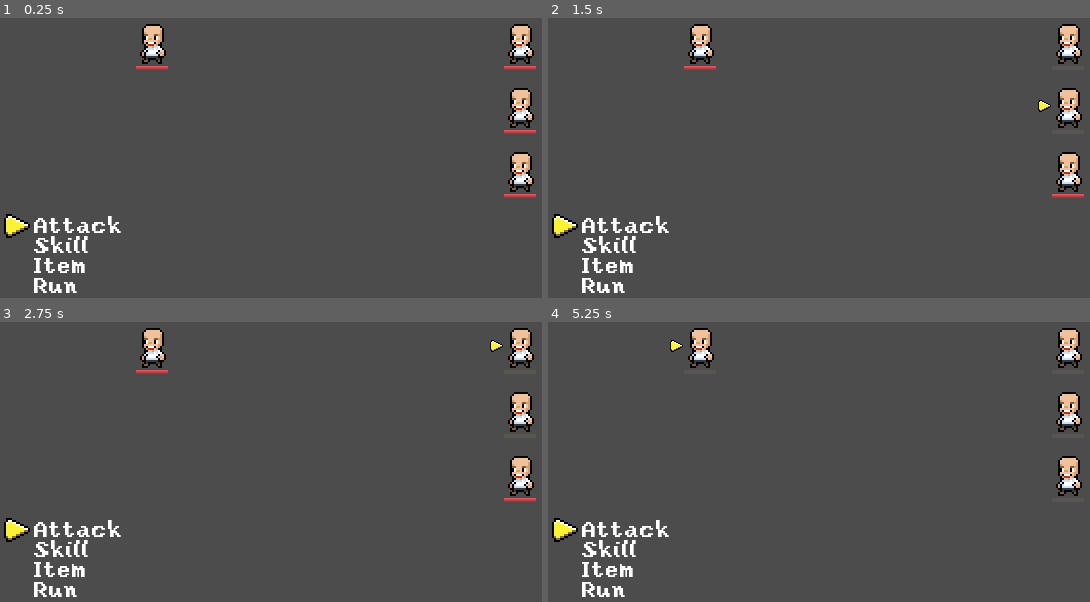
Above: before the commit, frames 1-4 (two rows, left to right).
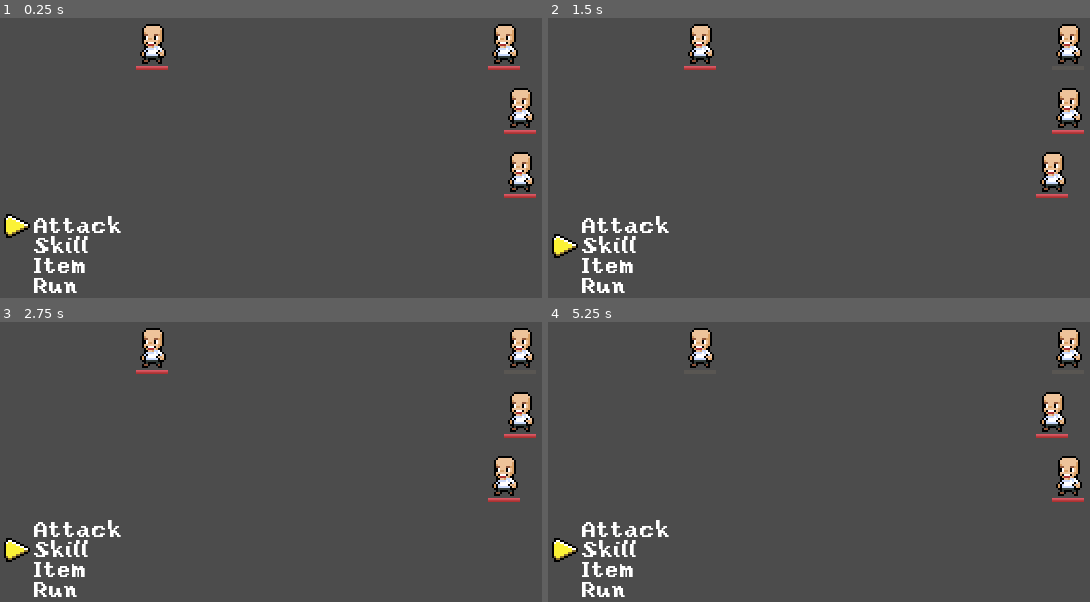
Above: after the commit, the same moments.

Repository: jhveem/JRPG-Godot
Game: Godot game, scene res://battle/Battle.tscn
The game is run twice, just before and just after one commit, with the same random seed, the same clock (stepped at 60 frames per second) and the same inputs.
Inputs:
- Up to frame 1 (0.25 s): no input
- Up to frame 2 (1.5 s): tap Enter (ui_accept) at 0.5, 0.6, 0.77, 1.07, 1.35 s; hold Right (ui_right) 0.53-1.28 s; hold Down (ui_down) from 1.28 s (still down)
- Up to frame 3 (2.75 s): tap Enter (ui_accept) at 1.52, 1.82, 2, 2.1 s; release Down (ui_down) at 2.03 s; hold Right (ui_right) from 2.03 s (still down)
- Up to frame 4 (5.25 s): tap Enter (ui_accept) at 2.75, 2.85, 3.02, 3.32, 3.5, 3.6, 3.77, 4.07, 4.35, 4.52, 4.82, 5.1 s; release Right (ui_right) at 2.78 s; hold Up (ui_up) 2.78-3.53 s; hold Left (ui_left) 3.53-5.03 s; tap Escape (ui_cancel) at 4.15 s; hold Down (ui_down) from 5.03 s (still down)

The runs differ from the first frame. In frame 1, 1.0% of the frame differs, in the area x 90-99%, y 2-19%; in frame 2, 1.6%, in the area x 0-99%, y 29-86%; in frame 3, 1.6%; in frame 4, 1.6%.

Commit message:
update

Diff:
--- /dev/null
+++ b/KeyMaster.gd
@@ -0,0 +1,44 @@
+extends Node
+var keys = {}
+
+# Declare member variables here. Examples:
+# var a = 2
+# var b = "text"
+
+
+# Called when the node enters the scene tree for the first time.
+func _ready():
+	pass # Replace with function body.
+
+func add_key(key_name):
+	keys[key_name] = {
+		'pressed': false,
+		'released': true,
+		'steps_pressed': 0
+	}
+# Called every frame. 'delta' is the elapsed time since the previous frame.
+func process_key(key_name):
+	if !(key_name in keys):
+		add_key(key_name)
+
+	if Input.is_action_pressed(key_name) && keys[key_name].released:
+		keys[key_name].pressed = true
+		keys[key_name].released = false
+	if Input.is_action_just_released(key_name):
+		keys[key_name].pressed = false
+		keys[key_name].released = true
+
+func key_pressed(key_name):
+	if key_name in keys:
+		if keys[key_name].pressed:
+			keys[key_name].pressed = false
+			return true
+	return false
+
+func _process(delta):
+	process_key("ui_accept")
+	process_key("ui_cancel")
+	process_key("ui_up")
+	process_key("ui_down")
+	process_key("ui_left")
+	process_key("ui_right")
--- a/battle/Battle.gd
+++ b/battle/Battle.gd
@@ -13,12 +13,11 @@
 func _ready():
 	randomize()
 	load_character('knight', 'players/Knight', 68, 48, 'enemy')
-	load_character('knight', 'players/Knight', 252, 48, 'player')
+	load_character('knight 2', 'players/Knight', 252, 48, 'player')
 	load_character('wizard 1', 'players/Wizard', 252, 80, 'player')
 	load_character('wizard 2', 'players/Wizard', 252, 112, 'player')
 
 	active_menu = $MenuOverlord/ActionMenu
-	print(active_menu)
 
 	turn_tick()
 
@@ -35,22 +34,41 @@
 		ready_characters.pop_front()
 		turn_tick()
 
+func end_turn():
+	pass
+
 func turn_tick():
+	#check for victory / loss
+
+	for i in range(0, len(ready_characters)):
+		var _i = len(ready_characters) - (i + 1)
+		var character = ready_characters[_i]
+		if character.character.stats.health <= 0:
+			ready_characters.remove(_i)
+
 	while ready_characters.size() == 0:
 		for party in characters:
 			var party_characters = characters[party]
 			for character in party_characters:
-				if character.turn_tick():
-					ready_characters.append(character)
+				if character.character.stats.health > 0:
+					if character.turn_tick():
+						ready_characters.append(character)
 
 	active_character = ready_characters[0]
-	print(active_character.character_name)
+	ready_characters.pop_front()
+
+	active_character.battle_overlord = self
+	for type in characters:
+		for character in characters[type]:
+			character.toggle_active()
+
+	active_menu = $MenuOverlord/ActionMenu
+	print(active_character.character.name)
 
 func load_character(name, path, x, y, party):
 	var character_scene = load("res://battle/BattleCharacter.tscn")
 	var character_inst = character_scene.instance()
 	characters[party].append(character_inst)
-	character_inst.position.x = x
-	character_inst.position.y = y
-	character_inst.init(name, path, party)
+	character_inst.battle_overlord = self
+	character_inst.init(name, path, party, x, y)
 	add_child(character_inst)
--- a/battle/Battle.tscn
+++ b/battle/Battle.tscn
@@ -1,10 +1,11 @@
-[gd_scene load_steps=6 format=2]
+[gd_scene load_steps=7 format=2]
 
 [ext_resource path="res://menus/Menu.tscn" type="PackedScene" id=1]
 [ext_resource path="res://battle/Battle.gd" type="Script" id=2]
 [ext_resource path="res://battle/menus/actions/DamageSkill.gd" type="Script" id=3]
 [ext_resource path="res://battle/menus/TargetMenu.gd" type="Script" id=4]
 [ext_resource path="res://MenuOverlord.tscn" type="PackedScene" id=5]
+[ext_resource path="res://KeyMaster.gd" type="Script" id=6]
 
 [node name="Battle" type="Node"]
 script = ExtResource( 2 )
@@ -28,3 +29,6 @@
 __meta__ = {
 "_edit_use_anchors_": false
 }
+
+[node name="KeyMaster" type="Node" parent="."]
+script = ExtResource( 6 )
--- a/battle/BattleCharacter.gd
+++ b/battle/BattleCharacter.gd
@@ -1,11 +1,16 @@
 extends Area2D
-var character_name
-var character_stats
-var character_stats_current
-var character_party = ''
+var character = {
+	'name': '',
+	'stats_base': {},
+	'stats': {},
+	'party': ''
+}
+var start_x = 0
+var start_y = 0
 var current_turn_tick = 0
 var turn_tick_max = 100
 var selected = false
+var battle_overlord
 
 # Declare member variables here. Examples:
 # var a = 2
@@ -16,15 +21,20 @@
 func _ready():
 	pass # Replace with function body.
 
-func init(_name, _path, _party):
-	character_name = _name
-	var character = load("res://battle/characters/" + _path + ".gd").new();
-	character_stats = str2var(var2str(character.stats))
-	character_stats_current = str2var(var2str(character.stats))
-	character_party = _party
+func init(_name, _path, _party, _x, _y):
+	character.name = _name
+	var character_info = load("res://battle/characters/" + _path + ".gd").new();
+	character_info._init()
+	character.stats_base = str2var(var2str(character_info.stats))
+	character.stats = str2var(var2str(character_info.stats))
+	character.party = _party
+	start_x = _x
+	start_y = _y
+	position.x = _x
+	position.y = _y
 
 func turn_tick():
-	var speed = character_stats['speed']
+	var speed = character.stats['speed']
 	var rand = rand_range(0, speed) * .25
 	var tick_rate = speed + rand #modify this later to include all the factors
 	current_turn_tick += tick_rate
@@ -32,6 +42,17 @@
 		current_turn_tick -= turn_tick_max
 		return true
 	return false
+
+func toggle_active():
+	if battle_overlord.active_character == self:
+		var w = (ProjectSettings.get_setting("display/window/size/width"))
+		if start_x > w / 2:
+			position.x = start_x - 8
+		else:
+			position.x = start_x + 8
+	else:
+		position.x = start_x
+
 
 func toggle_selected(_selected=!selected):
 	selected = _selected
@@ -41,16 +62,16 @@
 		$Selector.hide()
 
 func modify_stat(stat, value):
-	character_stats_current[stat] += value
-	if (character_stats_current[stat]) < 0:
-		character_stats_current[stat] = 0
-	print(character_stats_current)
+	character.stats[stat] += value
+	if (character.stats[stat]) < 0:
+		character.stats[stat] = 0
 	if stat == 'health':
-		print(character_stats[stat])
-		print(character_stats_current[stat])
-		var perc = float(character_stats_current[stat]) / float(character_stats[stat]) * 100
-		print(perc)
+		var perc = float(character.stats[stat]) / float(character.stats_base[stat]) * 100
 		$HealthBar.set_value(perc)
+
+func end_turn():
+	battle_overlord.turn_tick()
+
 # Called every frame. 'delta' is the elapsed time since the previous frame.
 #func _process(delta):
 #	pass
--- a/battle/characters/BaseCharacter.gd
+++ b/battle/characters/BaseCharacter.gd
@@ -2,7 +2,7 @@
 
 var stats = {
 	'health': 50,
-	'mana': 20,
+	'mana': 10,
 	'strength': 2,
 	'magic': 10,
 	'defense': 5,
@@ -16,7 +16,7 @@
 
 # Called when the node enters the scene tree for the first time.
 func _ready():
-	pass # Replace with function body.
+	print("READY")
 
 
 # Called every frame. 'delta' is the elapsed time since the previous frame.
--- a/battle/characters/players/Knight.gd
+++ b/battle/characters/players/Knight.gd
@@ -1,6 +1,6 @@
 extends "res://battle/characters/BaseCharacter.gd"
 
-func _ready():
+func _init():
     stats = {
         'health': 80,
         'mana': 10,
@@ -9,4 +9,3 @@
         'defense': 5,
         'speed': 4
     }
-    ._ready()
--- a/battle/characters/players/Wizard.gd
+++ b/battle/characters/players/Wizard.gd
@@ -1,6 +1,6 @@
 extends "res://battle/characters/BaseCharacter.gd"
 
-func _ready():
+func _init():
     stats = {
         'health': 50,
         'mana': 20,
@@ -9,4 +9,3 @@
         'defense': 5,
         'speed': 4
     }
-    ._ready()
--- a/battle/menus/TargetMenu.gd
+++ b/battle/menus/TargetMenu.gd
@@ -1,6 +1,7 @@
 extends Control
 
 var overlord
+var key_master
 var skill
 var target_menu_current = 'player'
 var menu_item_current = 0
@@ -13,6 +14,7 @@
 # Called when the node enters the scene tree for the first time.
 func _ready():
 	overlord = get_parent().get_parent()
+	key_master = overlord.get_node("KeyMaster")
 	print(overlord.characters)
 
 
@@ -33,24 +35,25 @@
 func _process(_delta):
 	if overlord.active_menu == self:
 		if target_menu_current != '':
-			if Input.is_action_just_pressed("ui_left"):
+			if key_master.key_pressed("ui_left"):
 				target_menu_current = 'enemy'
 				menu_item_set_current(0)
-			if Input.is_action_just_pressed("ui_right"):
+			if key_master.key_pressed("ui_right"):
 				target_menu_current = 'player'
 				menu_item_set_current(0)
-			if Input.is_action_just_pressed("ui_up"):
+			if key_master.key_pressed("ui_up"):
 				menu_item_current -= 1
 				if menu_item_current < 0:
 					menu_item_current = overlord.characters[target_menu_current].size() - 1
 				menu_item_set_current()
-			if Input.is_action_just_pressed("ui_down"):
+			if key_master.key_pressed("ui_down"):
 				menu_item_current += 1
 				if menu_item_current > overlord.characters[target_menu_current].size() - 1:
 					menu_item_current = 0
 				menu_item_set_current()
-			if Input.is_action_just_pressed("ui_accept"):
+			if key_master.key_pressed("ui_accept"):
 				var targets = get_selected_targets()
+				reset_selected_targets()
 				skill.use(targets)
 
 func get_selected_targets():
--- a/battle/menus/actions/BaseSkill.gd
+++ b/battle/menus/actions/BaseSkill.gd
@@ -26,8 +26,14 @@
 	menu.overlord.set_active_menu(menu.overlord.get_node('MenuOverlord/TargetMenu'), self)
 
 func use(targets):
+	print("USE SKILL")
 	for target in targets:
 		print(target)
+	end()
+
+func end():
+	print("END SKILL")
+	user.end_turn()
 
 # Called every frame. 'delta' is the elapsed time since the previous frame.
 #func _process(delta):
--- a/battle/menus/actions/DamageSkill.gd
+++ b/battle/menus/actions/DamageSkill.gd
@@ -5,18 +5,17 @@
 export(float, .1, 1.5, .1) var damage_multiplier = 1
 
 func use(targets):
-	print(user.character_stats.strength)
 	for target in  targets:
+		print(target.character.stats)
 		var damage = calc_damage(user, target)
 		target.modify_stat('health', -damage)
+	.end()
 
 func calc_damage(user, target):
 	var total_power = float(power)
 	var damage = 0.0
-	print(user.character_stats)
-	var strength = float(user.character_stats.strength)
-	var defense = float(target.character_stats.defense)
-	print("DEFENSE", defense)
+	var strength = float(user.character.stats.strength)
+	var defense = float(target.character.stats.defense)
 	if type == SKILL_TYPES.Names.physical:
 		#if physical, pull in weapon info
 		var weapon_power = float(10)
--- a/menus/Menu.gd
+++ b/menus/Menu.gd
@@ -8,6 +8,7 @@
 var base_menu_item_action = null
 
 var overlord
+var key_master
 
 # Declare member variables here. Examples:
 # var a = 2
@@ -17,6 +18,7 @@
 # Called when the node enters the scene tree for the first time.
 func _ready():
 	overlord = get_parent().get_parent() #got to be a better way...
+	key_master = overlord.get_node("KeyMaster")
 	print(overlord.characters)
 	for i in range(0, menu_item_names.size()):
 		var menu_item_name = menu_item_names[i]
@@ -54,17 +56,17 @@
 # Called every frame. 'delta' is the elapsed time since the previous frame.
 func _process(_delta):
 	if overlord.active_menu == self:
-		if Input.is_action_just_pressed("ui_up"):
+		if key_master.key_pressed("ui_up"):
 			menu_item_current -= 1
 			if menu_item_current < 0:
 				menu_item_current = menu_items.size() - 1
 			menu_item_set_current()
-		if Input.is_action_just_pressed("ui_down"):
+		if key_master.key_pressed("ui_down"):
 			menu_item_current += 1
 			if menu_item_current > menu_items.size() - 1:
 				menu_item_current = 0
 			menu_item_set_current()
-		if Input.is_action_just_pressed("ui_accept"):
+		if key_master.key_pressed("ui_accept"):
 			var menu_item_action = get_node('MenuItem' + menu_item_names[menu_item_current])
 			if menu_item_action != null:
 				menu_item_action.execute()
@@ -72,3 +74,6 @@
 				base_menu_item_action.execute()
 			else:
 				print("INVALID ACTION")
+
+func _on_KeyMaster_signal_ui_key(key_name):
+	pass
--- a/menus/MenuOverlord.gd
+++ b/menus/MenuOverlord.gd
@@ -9,8 +9,3 @@
 # Called when the node enters the scene tree for the first time.
 func _ready():
 	pass # Replace with function body.
-
-
-# Called every frame. 'delta' is the elapsed time since the previous frame.
-#func _process(delta):
-#	pass
Not shown, added: sprites/familiars/tophat.png.import
